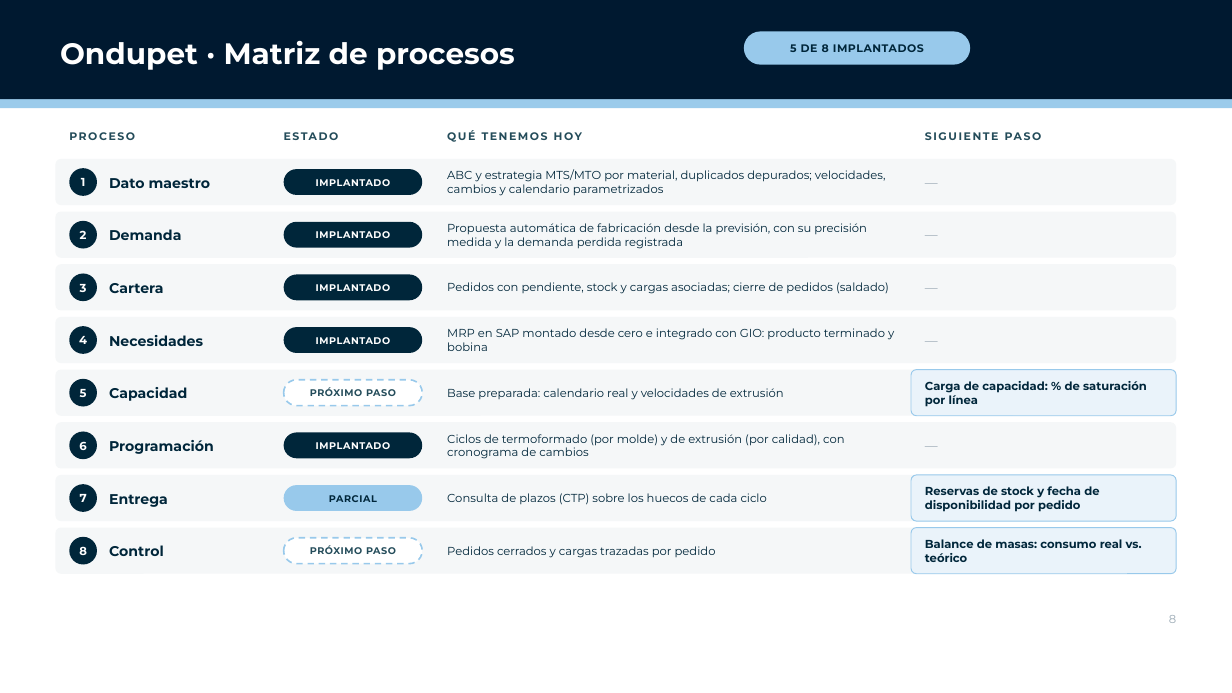
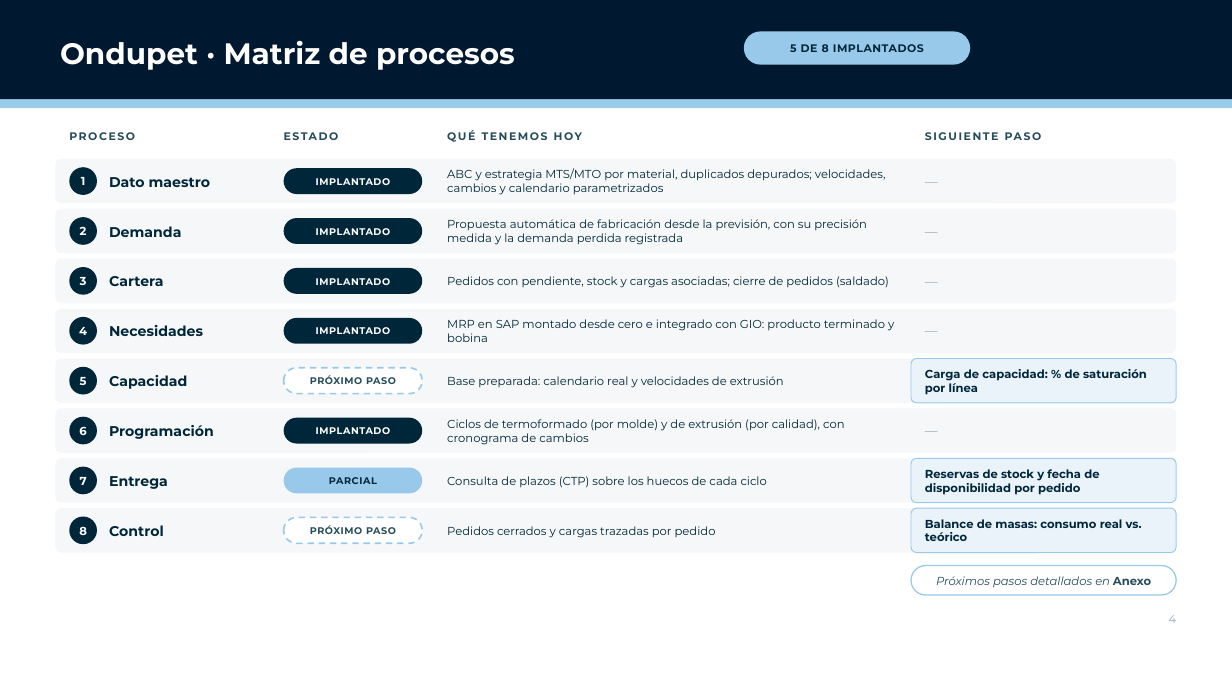
Before and after one commit to Enrique24799/AGSA, a slide deck: slide 4 of presentaciones/Planificacion_Packaging_CL.pptx (slide 8 before the commit). Drawn at 1232x693 pixels with LibreOffice and Linux fonts; fonts in the diff are those of the drawing; background and template pictures are left out. Boxes give left, top, right and bottom in pixels: in the first picture for what was removed or moved away, otherwise in the second. Text is boxed around its words. In the diff, an @@ line names an element or a change of style, - is before the commit and + after.

```diff
--- a/presentaciones/Planificacion_Packaging_CL.pptx
+++ b/presentaciones/Planificacion_Packaging_CL.pptx
@@ 5 texts, 4 rounded rectangles, 2 ellipses: place and size @@
-5 texts, 4 rounded rectangles, 2 ellipses at bbox=[55, 212, 1177, 311]
+5 texts, 4 rounded rectangles, 2 ellipses at bbox=[55, 209, 1177, 303]
@@ 6 texts, 5 rounded rectangles, 2 ellipses: place and size @@
-6 texts, 5 rounded rectangles, 2 ellipses at bbox=[55, 317, 1177, 416]
+6 texts, 5 rounded rectangles, 2 ellipses at bbox=[55, 309, 1177, 403]
@@ 6 texts, 5 rounded rectangles, 2 ellipses: place and size @@
-6 texts, 5 rounded rectangles, 2 ellipses at bbox=[55, 422, 1177, 521]
+6 texts, 5 rounded rectangles, 2 ellipses at bbox=[55, 409, 1177, 503]
@@ 3 rounded rectangles, 3 texts, 1 ellipse: place and size @@
-3 rounded rectangles, 3 texts, 1 ellipse at bbox=[55, 528, 1177, 574]
+3 rounded rectangles, 3 texts, 1 ellipse at bbox=[55, 508, 1177, 553]
@@ proportions changed in 10 elements at bbox=[55, 209, 1177, 253], bbox=[55, 259, 1177, 303], bbox=[55, 309, 1177, 353], bbox=[55, 359, 1177, 403], bbox=[911, 359, 1177, 403], bbox=[55, 409, 1177, 453], bbox=[55, 458, 1177, 503], bbox=[911, 458, 1177, 503], bbox=[55, 508, 1177, 553], bbox=[911, 508, 1177, 553] @@
@@ rounded rectangle added at bbox=[911, 566, 1177, 595], fill #FFFFFF, outline #98C9EB 1 pt, 9 pt, text #244C5A, italic @@
+Próximos pasos detallados en Anexo
@@ text at bbox=[1169, 615, 1177, 623]: text changed @@
-8
+4
```
Also in this commit, not shown: 5 other slides changed, 1 slide added, 7 slides removed.
